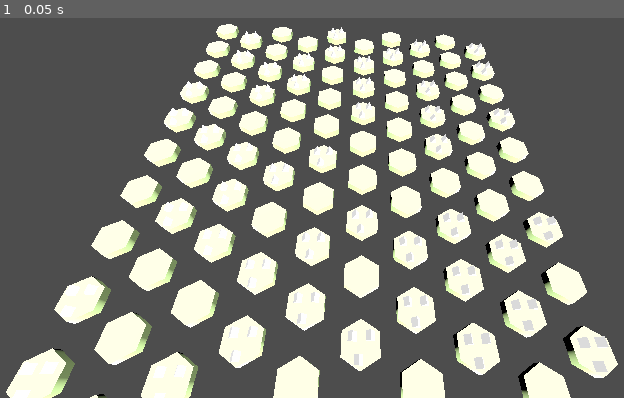
Above: before the commit, frame 1.
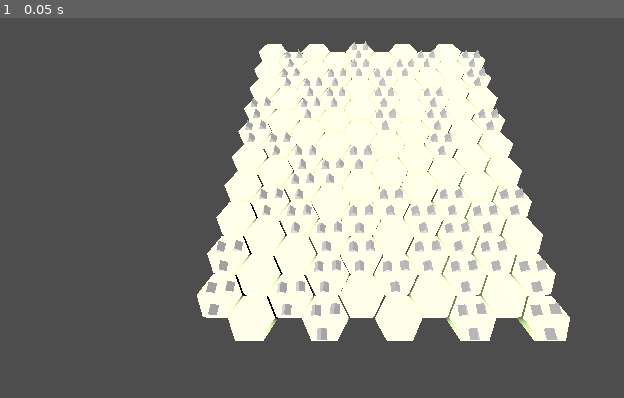
Above: after the commit, the same moment.

Repository: STORM-33/elemental-conquest
Game: Godot game, scene res://scenes/main.tscn
Same seed, same stepped clock (60 frames per second), same inputs: the game is played once before the commit and once after it.
Inputs:
- Up to frame 1 (0.05 s): no input

The runs differ from the first frame. In frame 1, 40% of the frame differs, in the area x 0-100%, y 1-100%.

Commit message:
c

Diff:
--- a/scenes/hex_tile.tscn
+++ b/scenes/hex_tile.tscn
@@ -8,6 +8,7 @@
 albedo_color = Color(0.498296, 0.594201, 0.378835, 1)
 
 [sub_resource type="CylinderMesh" id="CylinderMesh_xon6g"]
+lightmap_size_hint = Vector2i(17, 10)
 material = SubResource("StandardMaterial3D_7itk4")
 height = 0.25
 radial_segments = 6
@@ -16,7 +17,7 @@
 script = ExtResource("1_xon6g")
 
 [node name="MeshInstance3D" type="MeshInstance3D" parent="."]
-transparency = 0.08
+transform = Transform3D(0.866025, 0, 0.5, 0, 1, 0, -0.5, 0, 0.866025, 0, 0, 0)
 lod_bias = 0.001
 mesh = SubResource("CylinderMesh_xon6g")
 
--- a/scenes/main.gd
+++ b/scenes/main.gd
@@ -2,8 +2,9 @@
 
 const TILE_SCENE = preload("res://scenes/hex_tile.tscn")
 
-const X_OFFSET := 1.732
-const Z_OFFSET := 1.5
+const M := 0.6
+const X_OFFSET := 1.732 * M
+const Z_OFFSET := 1.5 * M
 
 const BIOME_COLORS := [
 	Color(0.2, 0.8, 0.2),
--- a/scenes/main.tscn
+++ b/scenes/main.tscn
@@ -6,7 +6,7 @@
 script = ExtResource("1_o5qli")
 
 [node name="Camera3D" type="Camera3D" parent="."]
-transform = Transform3D(0.999002, -0.0404629, -0.0189146, 0.0391114, 0.587953, 0.807949, -0.0215711, -0.807882, 0.588949, 6.12858, 7.51877, 13.5155)
+transform = Transform3D(1, 0, 0, 0, 0.5, 0.866025, 0, -0.866025, 0.5, 3, 7, 9)
 
 [node name="DirectionalLight3D" type="DirectionalLight3D" parent="."]
-transform = Transform3D(0.0336268, -0.654451, 0.755357, 0.0291058, 0.756105, 0.653803, -0.999011, 0, 0.0444737, 1.43491, 1.4068, 0.878454)
+transform = Transform3D(-0.0267872, -0.798257, -0.601721, 0.0355014, -0.602317, 0.797467, -0.999011, -3.73116e-08, 0.0444737, -18.6671, 16.2104, 0.878454)
--- a/scenes/prism.tres
+++ b/scenes/prism.tres
@@ -1,4 +1,8 @@
-[gd_resource type="PrismMesh" format=3 uid="uid://d15edg0w1858m"]
+[gd_resource type="PrismMesh" load_steps=2 format=3 uid="uid://d15edg0w1858m"]
+
+[sub_resource type="StandardMaterial3D" id="StandardMaterial3D_x7j4x"]
+albedo_color = Color(0.366595, 0.366595, 0.366595, 1)
 
 [resource]
+material = SubResource("StandardMaterial3D_x7j4x")
 size = Vector3(0.2, 0.2, 0.2)
